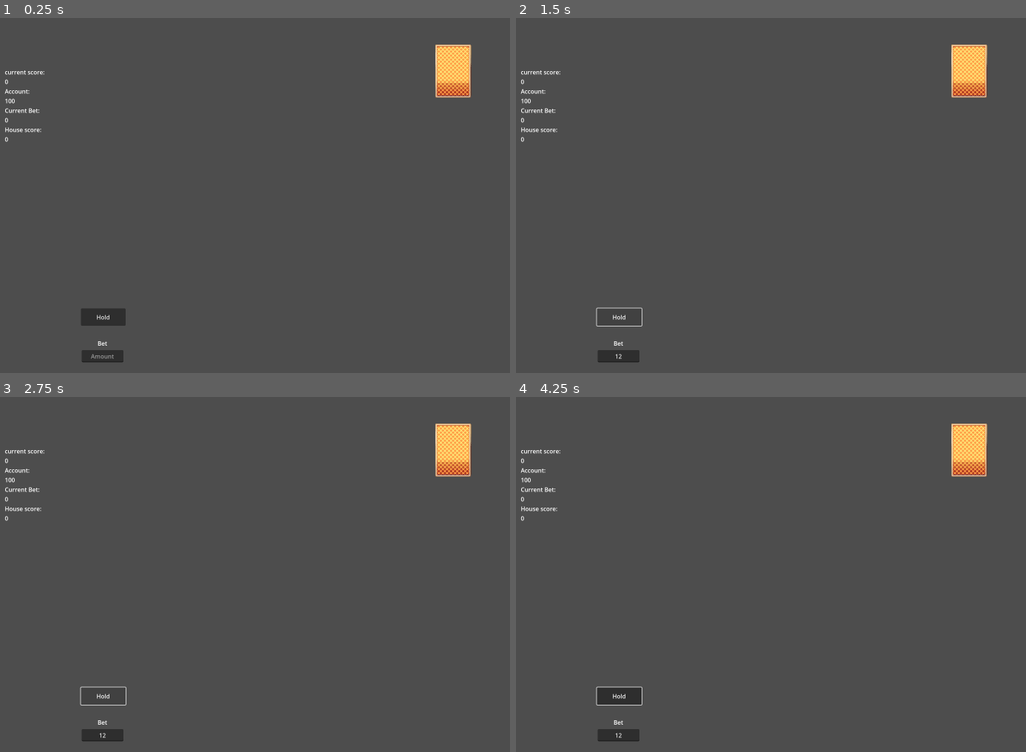
Above: before the commit, frames 1-4 (two rows, left to right).
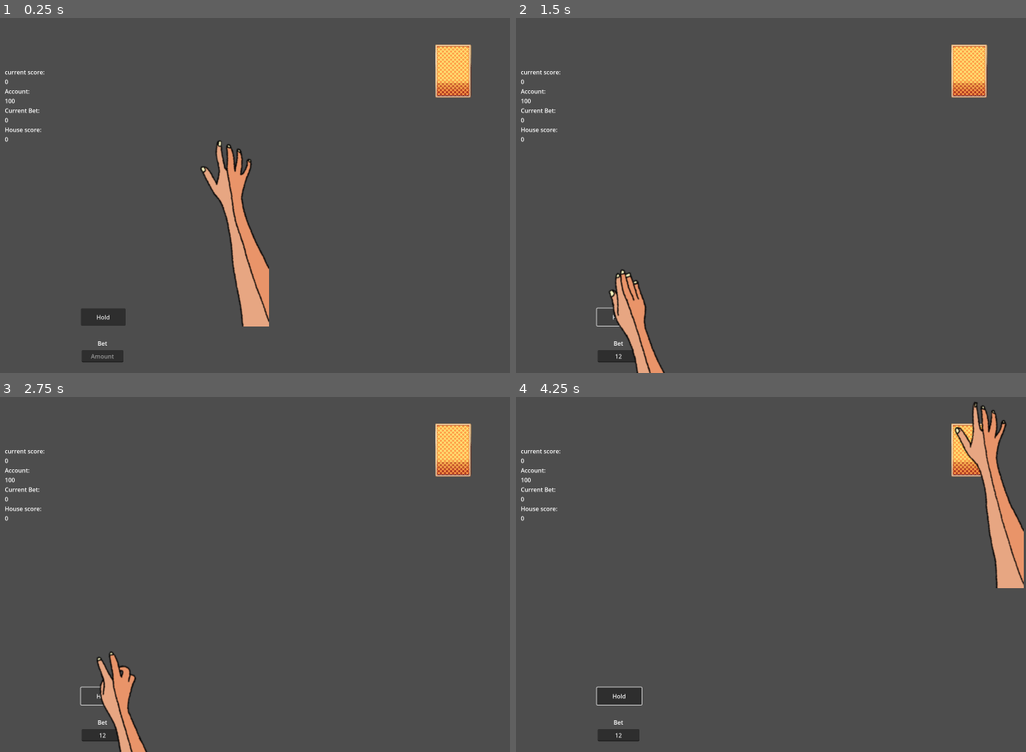
Above: after the commit, the same moments.

Repository: MertDespair/BlackJackPrototype
Game: Godot game, scene res://main_game_loop.tscn
The game is run twice, just before and just after one commit, with the same random seed, the same clock (stepped at 60 frames per second) and the same inputs.
Inputs (mouse positions are in pixels of both pictures, inside the frame that each line leads up to):
- Up to frame 1 (0.25 s): no input
- Up to frame 2 (1.5 s): click (618, 355) at 0.52 s; type "12" at 0.6 s; click "Hold" at 1.25 s
- Up to frame 3 (2.75 s): click "Hold" at 2 s
- Up to frame 4 (4.25 s): click "Hold" at 2.75 s; move the mouse to (969, 450) at 3.52 s; click (969, 450) at 3.6 s

The runs differ from the first frame. In frame 1, 2.9% of the frame differs, in the area x 39-53%, y 34-87%; in frame 2, 1.4%; in frame 3, 1.3%; in frame 4, 2.9%.

Commit message:
added hand animation and added logic to the house

Diff:
--- /dev/null
+++ b/BlackJackNew/Cursor.gd
@@ -0,0 +1,15 @@
+extends AnimatedSprite2D
+
+
+# Called when the node enters the scene tree for the first time.
+func _ready():
+	play()
+	pass # Replace with function body.
+
+
+
+
+
+# Called every frame. 'delta' is the elapsed time since the previous frame.
+func _process(delta):
+	pass
--- /dev/null
+++ b/BlackJackNew/HandCursor.gd
@@ -0,0 +1,19 @@
+extends Node2D
+
+
+# Called when the node enters the scene tree for the first time.
+func _ready():
+	pass # Replace with function body.
+
+
+
+
+
+
+
+# Called every frame. 'delta' is the elapsed time since the previous frame.
+func _process(delta):
+
+	position = get_global_mouse_position()
+
+	pass
--- a/BlackJackNew/HouseDraw.gd
+++ b/BlackJackNew/HouseDraw.gd
@@ -23,10 +23,9 @@
 
 func _on_main_game_loop_house_hand_full():
 	Draw = false
-	pass # Replace with function body.
+
 
 
 func _on_main_game_loop_play_animation_house():
 	if Draw:
 		MoveCard = true
-	pass # Replace with function body.
--- a/BlackJackNew/Label.gd
+++ b/BlackJackNew/Label.gd
@@ -9,6 +9,7 @@
 signal GameLost
 signal GameWon
 signal GameEnded
+signal HouseWantsDraw
 
 # Called when the node enters the scene tree for the first time.
 func _ready():
@@ -39,6 +40,8 @@
 
 
 func _on_main_game_loop_drawn_card_score_house(value):
+	if scoreHouse < score:
+		HouseWantsDraw.emit()
 	scoreHouse += value
 
 
--- a/BlackJackNew/main_game_loop.gd
+++ b/BlackJackNew/main_game_loop.gd
@@ -11,6 +11,7 @@
 var HouseHasDrawn = true
 var GameLost = false
 var GameWon = false
+var HouseWantsDraw = true
 
 var CardDeck = [1, 2, 3, 4, 5, 6, 7, 8, 9, 10, 11, 12, 13, 14, 15, 16,
 				 17, 18, 19,20, 21, 22, 23, 24, 25, 26, 27, 28, 29, 30,
@@ -35,7 +36,7 @@
  "card-spades-8", "card-spades-9", "card-spades-10", "card-spades-11", "card-spades-12",
  "card-spades-13"]
 
-signal CardDrawn
+#signal CardDrawn
 signal PlayerHandFull
 signal HouseHandFull
 signal DrawnCardScore(value)
@@ -93,7 +94,7 @@
 
 
 func DrawCard():
-	CardDrawn.emit()
+	#CardDrawn.emit()
 	return CardDeck.pop_front()
 
 
@@ -108,10 +109,11 @@
 			DrawnCard = DrawCard()
 			PlayAnimation.emit()
 			ClickedOnDeck = false
-		if GameState == 2 and HouseHasDrawn:
+		if GameState == 2 and HouseHasDrawn and HouseWantsDraw:
 			DrawnCard = DrawCard()
 			PlayAnimationHouse.emit()
 			HouseHasDrawn = false
+			HouseWantsDraw = false
 	else:
 		GameRestart()
 
@@ -197,19 +199,20 @@
 
 func _on_label_bet_placed():
 	GameState = 1
-	pass # Replace with function body.
-
-
 
 
 func _on_button_button_pressed():
 	if GameState == 1:
 		GameState = 2
-	pass # Replace with function body.
-
 
 func _on_score_board_game_lost():
 	GameLost = true
 
 func _on_score_board_game_won():
 	GameWon = true
+
+
+
+func _on_score_board_house_wants_draw():
+	HouseWantsDraw = true
+	pass # Replace with function body.
--- a/BlackJackNew/main_game_loop.tscn
+++ b/BlackJackNew/main_game_loop.tscn
@@ -8,6 +8,29 @@
 [ext_resource type="Script" path="res://LineEdit.gd" id="7_jbdvw"]
 [ext_resource type="Script" path="res://Button.gd" id="7_u6ct1"]
 [ext_resource type="Script" path="res://HouseDraw.gd" id="8_j5ksm"]
+[ext_resource type="Script" path="res://HandCursor.gd" id="9_26ilg"]
+[ext_resource type="Texture2D" uid="uid://c70owy75o4xd0" path="res://Hand Animation/IMG_7850-1 (dragged) Small 2.png" id="9_oevi5"]
+[ext_resource type="Texture2D" uid="uid://bvp5sa8pt6wx7" path="res://Hand Animation/IMG_7850-2 (dragged) Small.png" id="10_mhpbg"]
+[ext_resource type="Texture2D" uid="uid://cma42xeqsvkt2" path="res://Hand Animation/IMG_7850-3 (dragged) Small.png" id="11_pvpbf"]
+[ext_resource type="Texture2D" uid="uid://01of5brxhkso" path="res://Hand Animation/IMG_7850-4 (dragged) Small.png" id="12_m7qsk"]
+[ext_resource type="Texture2D" uid="uid://cvxp6ak3mdowx" path="res://Hand Animation/IMG_7850-5 (dragged) Small.png" id="13_bcs2f"]
+[ext_resource type="Texture2D" uid="uid://dovnmun5jocdu" path="res://Hand Animation/IMG_7850-6 (dragged) Small.png" id="14_uqswg"]
+[ext_resource type="Texture2D" uid="uid://dyk1omb0y5arb" path="res://Hand Animation/IMG_7850-7 (dragged) Small.png" id="15_5ta5x"]
+[ext_resource type="Texture2D" uid="uid://b802heutee5vj" path="res://Hand Animation/IMG_7850-8 (dragged) Small.png" id="16_5nnra"]
+[ext_resource type="Texture2D" uid="uid://bopkhv0lptqsy" path="res://Hand Animation/IMG_7850-9 (dragged) Small.png" id="17_11esp"]
+[ext_resource type="Texture2D" uid="uid://bbx3r3tvra3ww" path="res://Hand Animation/IMG_7850-10 (dragged) Small.png" id="18_tnjm6"]
+[ext_resource type="Texture2D" uid="uid://uh32l2bun7xs" path="res://Hand Animation/IMG_7850-11 (dragged) Small.png" id="19_hlgg4"]
+[ext_resource type="Texture2D" uid="uid://cibq6v8tmtfj4" path="res://Hand Animation/IMG_7850-12 (dragged) Small.png" id="20_tt5jf"]
+[ext_resource type="Texture2D" uid="uid://deqv6s8o1eejp" path="res://Hand Animation/IMG_7850-13 (dragged) Small.png" id="21_l8el4"]
+[ext_resource type="Texture2D" uid="uid://db23a86fmm4sq" path="res://Hand Animation/IMG_7850-14 (dragged) Small.png" id="22_u86x1"]
+[ext_resource type="Texture2D" uid="uid://cbx6ptvmlohqu" path="res://Hand Animation/IMG_7850-15 (dragged) Small.png" id="23_rjwy1"]
+[ext_resource type="Texture2D" uid="uid://c62haangco6cg" path="res://Hand Animation/IMG_7850-16 (dragged) Small.png" id="24_cskgf"]
+[ext_resource type="Texture2D" uid="uid://b3y3m72qnjxmr" path="res://Hand Animation/IMG_7850-17 (dragged) Small.png" id="25_c2w7y"]
+[ext_resource type="Texture2D" uid="uid://b76o6y38m578o" path="res://Hand Animation/IMG_7850-18 (dragged) Small.png" id="26_o7ee2"]
+[ext_resource type="Texture2D" uid="uid://chhwvsrpwsxn1" path="res://Hand Animation/IMG_7850-19 (dragged) Small.png" id="27_jem5m"]
+[ext_resource type="Texture2D" uid="uid://54ekau70xblx" path="res://Hand Animation/IMG_7850-20 (dragged) Small.png" id="28_rchoq"]
+[ext_resource type="Texture2D" uid="uid://xwds7aadm1s7" path="res://Hand Animation/IMG_7850-21 (dragged) Small.png" id="29_b4hmp"]
+[ext_resource type="Script" path="res://Cursor.gd" id="30_gdinw"]
 
 [sub_resource type="RectangleShape2D" id="RectangleShape2D_ktl37"]
 size = Vector2(97, 145)
@@ -26,6 +49,77 @@
 "points": PackedVector2Array(0, 0, 0, 0, 1446, 182, 0, 0, 0, 0, 520, 101)
 }
 point_count = 2
+
+[sub_resource type="SpriteFrames" id="SpriteFrames_myroi"]
+animations = [{
+"frames": [{
+"duration": 1.0,
+"texture": ExtResource("9_oevi5")
+}, {
+"duration": 1.0,
+"texture": ExtResource("10_mhpbg")
+}, {
+"duration": 1.0,
+"texture": ExtResource("11_pvpbf")
+}, {
+"duration": 1.0,
+"texture": ExtResource("12_m7qsk")
+}, {
+"duration": 1.0,
+"texture": ExtResource("13_bcs2f")
+}, {
+"duration": 1.0,
+"texture": ExtResource("14_uqswg")
+}, {
+"duration": 1.0,
+"texture": ExtResource("15_5ta5x")
+}, {
+"duration": 1.0,
+"texture": ExtResource("16_5nnra")
+}, {
+"duration": 1.0,
+"texture": ExtResource("17_11esp")
+}, {
+"duration": 1.0,
+"texture": ExtResource("18_tnjm6")
+}, {
+"duration": 1.0,
+"texture": ExtResource("19_hlgg4")
+}, {
+"duration": 1.0,
+"texture": ExtResource("20_tt5jf")
+}, {
+"duration": 1.0,
+"texture": ExtResource("21_l8el4")
+}, {
+"duration": 1.0,
+"texture": ExtResource("22_u86x1")
+}, {
+"duration": 1.0,
+"texture": ExtResource("23_rjwy1")
+}, {
+"duration": 1.0,
+"texture": ExtResource("24_cskgf")
+}, {
+"duration": 1.0,
+"texture": ExtResource("25_c2w7y")
+}, {
+"duration": 1.0,
+"texture": ExtResource("26_o7ee2")
+}, {
+"duration": 1.0,
+"texture": ExtResource("27_jem5m")
+}, {
+"duration": 1.0,
+"texture": ExtResource("28_rchoq")
+}, {
+"duration": 1.0,
+"texture": ExtResource("29_b4hmp")
+}],
+"loop": true,
+"name": &"default",
+"speed": 5.0
+}]
 
 [node name="MainGameLoop" type="Node2D"]
 script = ExtResource("1_5w5nb")
@@ -185,6 +279,16 @@
 
 [node name="Card8" type="Sprite2D" parent="HouseHand"]
 position = Vector2(770, -1)
+
+[node name="Node2D" type="Node2D" parent="."]
+script = ExtResource("9_26ilg")
+
+[node name="AnimatedSprite2D" type="AnimatedSprite2D" parent="Node2D"]
+position = Vector2(-32, 54)
+scale = Vector2(2, 2)
+sprite_frames = SubResource("SpriteFrames_myroi")
+frame_progress = 0.849508
+script = ExtResource("30_gdinw")
 
 [connection signal="DrawnCardScore" from="." to="ScoreBoard" method="_on_main_game_loop_drawn_card_score"]
 [connection signal="DrawnCardScoreHouse" from="." to="ScoreBoard" method="_on_main_game_loop_drawn_card_score_house"]
@@ -201,6 +305,7 @@
 [connection signal="BetPlaced" from="ScoreBoard" to="." method="_on_label_bet_placed"]
 [connection signal="GameLost" from="ScoreBoard" to="." method="_on_score_board_game_lost"]
 [connection signal="GameWon" from="ScoreBoard" to="." method="_on_score_board_game_won"]
+[connection signal="HouseWantsDraw" from="ScoreBoard" to="." method="_on_score_board_house_wants_draw"]
 [connection signal="ButtonPressed" from="Button" to="." method="_on_button_button_pressed"]
 [connection signal="text_submitted" from="LineEdit" to="ScoreBoard" method="_on_line_edit_text_submitted"]
 [connection signal="text_submitted" from="LineEdit" to="LineEdit" method="_on_text_submitted"]
--- a/BlackJackNew/project.godot
+++ b/BlackJackNew/project.godot
@@ -19,6 +19,7 @@
 
 window/size/viewport_width=1600
 window/size/viewport_height=1000
+mouse_cursor/custom_image="res://Hand Animation/Cursor image.png"
 
 [input]
 
Binary file added: BlackJackNew/Hand Animation/Cursor image.png
Not shown, added: BlackJackNew/Hand Animation/Cursor image.png.import
Binary file added: BlackJackNew/Hand Animation/IMG_7850-1 (dragged) Small 2.png
Not shown, added: BlackJackNew/Hand Animation/IMG_7850-1 (dragged) Small 2.png.import
Binary file added: BlackJackNew/Hand Animation/IMG_7850-10 (dragged) Small.png
Not shown, added: BlackJackNew/Hand Animation/IMG_7850-10 (dragged) Small.png.import
Binary file added: BlackJackNew/Hand Animation/IMG_7850-11 (dragged) Small.png
Not shown, added: BlackJackNew/Hand Animation/IMG_7850-11 (dragged) Small.png.import
Binary file added: BlackJackNew/Hand Animation/IMG_7850-12 (dragged) Small.png
Not shown, added: BlackJackNew/Hand Animation/IMG_7850-12 (dragged) Small.png.import
Binary file added: BlackJackNew/Hand Animation/IMG_7850-13 (dragged) Small.png
Not shown, added: BlackJackNew/Hand Animation/IMG_7850-13 (dragged) Small.png.import
(and 34 more such lines)
